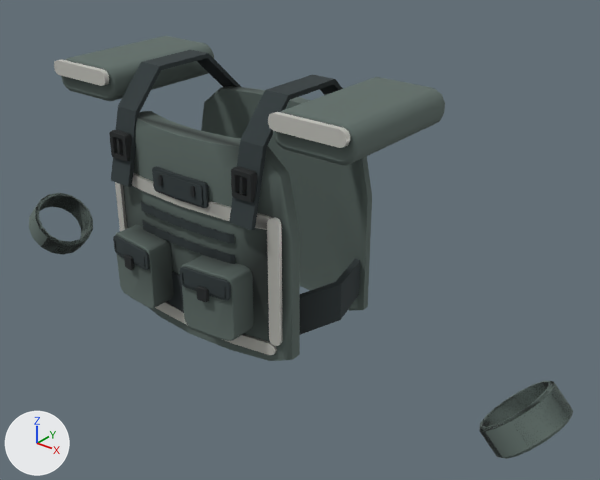
Two versions of the glTF model assets/models/gear/vest_medium.glb, one commit apart.
One viewpoint serves both versions: a camera (50 mm lens) standing at (0.9, -0.969, 1.878) and looking at (0.102, 0.029, 1.26). Arrows for +X, +Y and +Z are at lower left; the lights stay in place. The picture after the commit comes second. Vertices at exactly the same position are counted once.

In view in the first picture: 'CuffFP_L', 'CuffFP_R', 'Shell'.
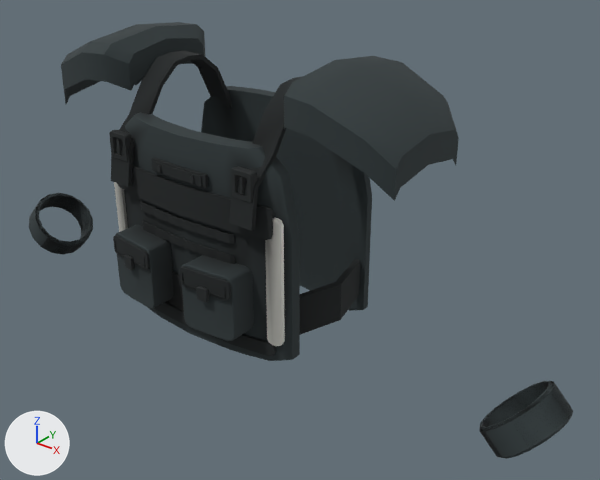
Changed parts and their boxes [x1, y1, x2, y2] in the pictures (600 x 480 px; the box of a moved part takes in the faces that stretch with it):
'Shell', surface changed, reshaped (darker)
    before: [29, 36, 573, 459]
    after: [29, 22, 573, 459]
'CuffFP_L', surface changed
    both: [480, 381, 572, 456]
'CuffFP_R', surface changed
    both: [32, 193, 93, 255]
part 1 of me_carrierfront, moved or reshaped
    before: [155, 302, 277, 355]
    after: [154, 302, 276, 356]
part 2 of me_carrierfront, moved or reshaped
    before: [158, 175, 163, 186]
    after: [157, 165, 162, 173]
part 3 of me_carrierfront, moved or reshaped
    before: [190, 186, 195, 197]
    after: [189, 175, 195, 183]
part 4 of me_carrierfront, rebuilt (64% taller)
    before: [273, 77, 445, 165]
    after: [284, 56, 459, 201]
part 5 of me_carrierfront, rebuilt (24% taller)
    before: [61, 36, 214, 102]
    after: [61, 22, 205, 104]
part 6 of me_carrierfront, rebuilt
    before: [132, 172, 272, 230]
    after: [117, 165, 274, 240]
part 7 of me_carrierfront, rebuilt (24% wider)
    before: [267, 217, 283, 346]
    after: [265, 217, 285, 346]
part 8 of me_carrierfront, rebuilt (15% wider)
    before: [115, 182, 127, 231]
    after: [114, 182, 128, 232]
part 9 of me_carrierfront, deleted
    before: [268, 112, 350, 148]
part 10 of me_carrierfront, deleted
    before: [54, 59, 109, 86]
part 11 of me_carrierfront, moved or reshaped
    before: [111, 50, 343, 290]
    after: [111, 51, 361, 361]
part 12 of me_carrierfront, recoloured
    before: [40, 50, 549, 432]
    after: [40, 58, 549, 432]

Patch to the scene script:
```diff
--- a/assets/models/gear/vest_medium.glb.py
+++ b/assets/models/gear/vest_medium.glb.py
@@ mat_gearfabric @@
 n2 = _N.new('ShaderNodeMix'); n2.name = 'Mix'
 n2.inputs[0].default_value = 1.0  # 'Factor'
-n2.inputs[7].default_value = (0.114, 0.153, 0.138, 1.0)  # 'B', dark grey #5f6d68
+n2.inputs[7].default_value = (0.0284, 0.0409, 0.0437, 1.0)  # 'B', dark grey #2f393b
 n3 = _N.new('ShaderNodeVertexColor'); n3.name = 'Color Attribute'
@@ me_carrierfront @@
 # used by ob_shell; location = (0.0, 0.0, 0.0)
-me_carrierfront.from_pydata(...)  # 2324 vertices, 4524 faces; spans x -0.607..0.607, y -0.194..0.156, z 1.053..1.544
+me_carrierfront.from_pydata(...)  # 2320 vertices, 4516 faces; spans x -0.607..0.607, y -0.194..0.163, z 1.053..1.587
+# me_carrierfront part 1: the loose piece of 36 vertices spanning x -0.175..0.175, y -0.146..-0.121, z 1.134..1.156 is moved by (0.0, -0.002, 0.0), in mat_gearwebbing
+# me_carrierfront part 2: the loose piece of 24 vertices spanning x -0.039..-0.032, y -0.153..-0.148, z 1.381..1.399 is scaled about its middle by (1, 1, 0.619), then moved by (0.0, 0.0, 0.02)
+# me_carrierfront part 3: the loose piece of 24 vertices spanning x 0.032..0.039, y -0.153..-0.148, z 1.381..1.399 is scaled about its middle by (1, 1, 0.619), then moved by (0.0, 0.0, 0.02)
+# me_carrierfront part 4: the loose piece of 104 vertices spanning x 0.167..0.313, y -0.12..0.12, z 1.481..1.539 is rebuilt with 50 vertices and now spans x 0.165..0.355, y -0.12..0.12, z 1.437..1.587
+# me_carrierfront part 5: the loose piece of 104 vertices spanning x -0.313..-0.168, y -0.12..0.12, z 1.481..1.539 is rebuilt with 50 vertices and now spans x -0.355..-0.165, y -0.12..0.12, z 1.437..1.587
+# me_carrierfront part 6: the loose piece of 36 vertices spanning x -0.175..0.175, y -0.146..-0.121, z 1.354..1.376 is rebuilt with 36 vertices and now spans x -0.175..0.175, y -0.148..-0.123, z 1.339..1.391, in mat_gearwebbing
+# me_carrierfront part 7: the loose piece of 24 vertices spanning x 0.166..0.184, y -0.128..-0.118, z 1.155..1.375 is rebuilt with 24 vertices and now spans x 0.162..0.188, y -0.129..-0.117, z 1.155..1.375
+# me_carrierfront part 8: the loose piece of 24 vertices spanning x -0.184..-0.166, y -0.128..-0.118, z 1.155..1.375 is rebuilt with 24 vertices and now spans x -0.188..-0.162, y -0.129..-0.117, z 1.155..1.375
+# me_carrierfront part 9: the loose piece of 24 vertices spanning x 0.173..0.307, y -0.132..-0.123, z 1.512..1.538 is deleted
+# me_carrierfront part 10: the loose piece of 24 vertices spanning x -0.307..-0.173, y -0.132..-0.122, z 1.512..1.538 is deleted
+# me_carrierfront part 11: 166 vertices moved from x -0.183..0.183, y -0.151..0.134, z 1.115..1.544 to x -0.183..0.19, y -0.15..-0.028, z 1.115..1.545; 131 vertices removed from x -0.157..0.157, y -0.15..0.154, z 1.115..1.47; 227 vertices added at x -0.157..0.157, y -0.151..0.144, z 1.115..1.548
+# me_carrierfront part 12: 1281 kept faces spanning x -0.6..0.599, y -0.194..0.15, z 1.053..1.545 get new vertex colours
+# other edits to the shape of me_carrierfront do not show in these pictures
 me_carrierfront.materials.append(mat_gearfabric)
```
